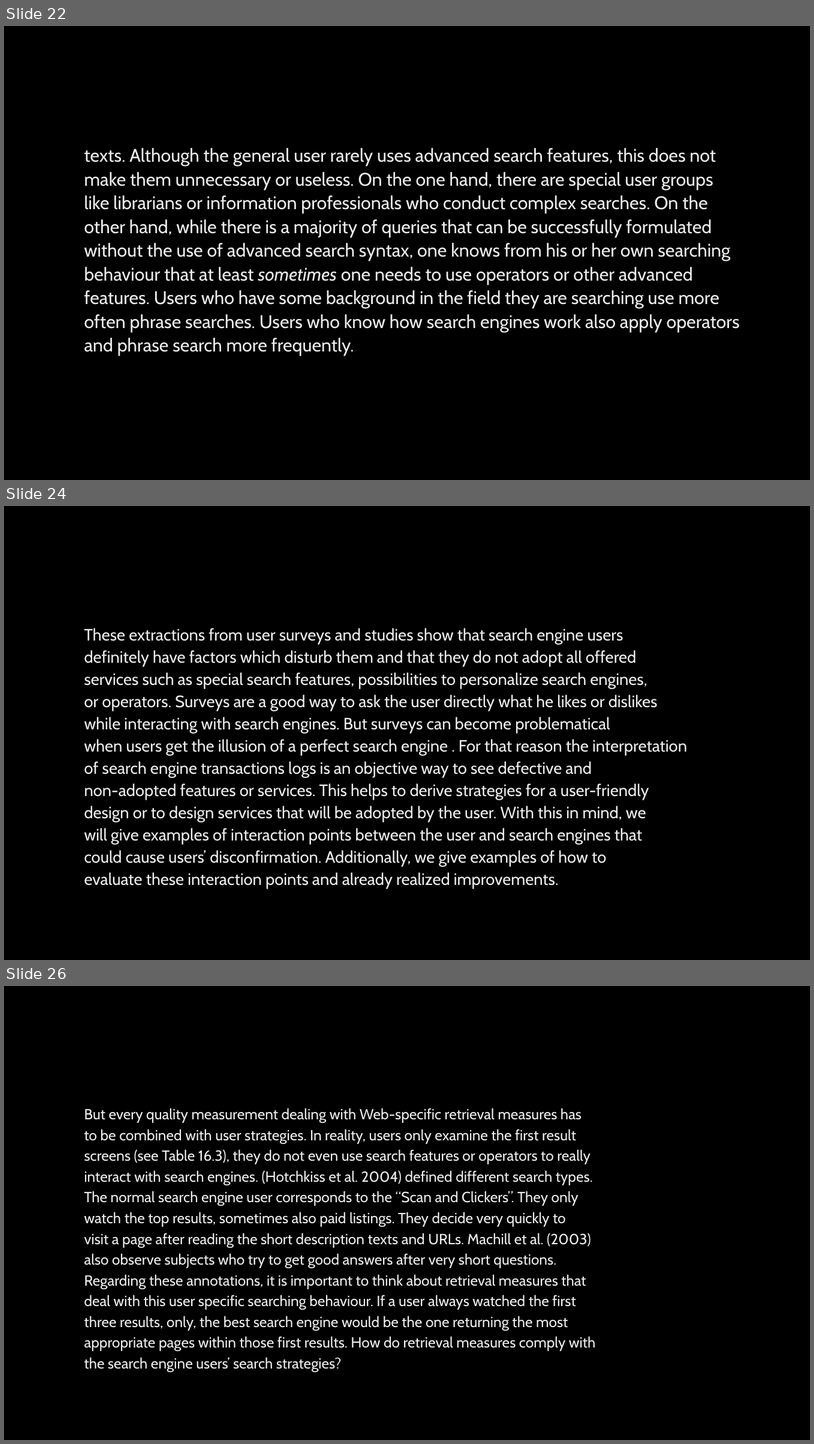
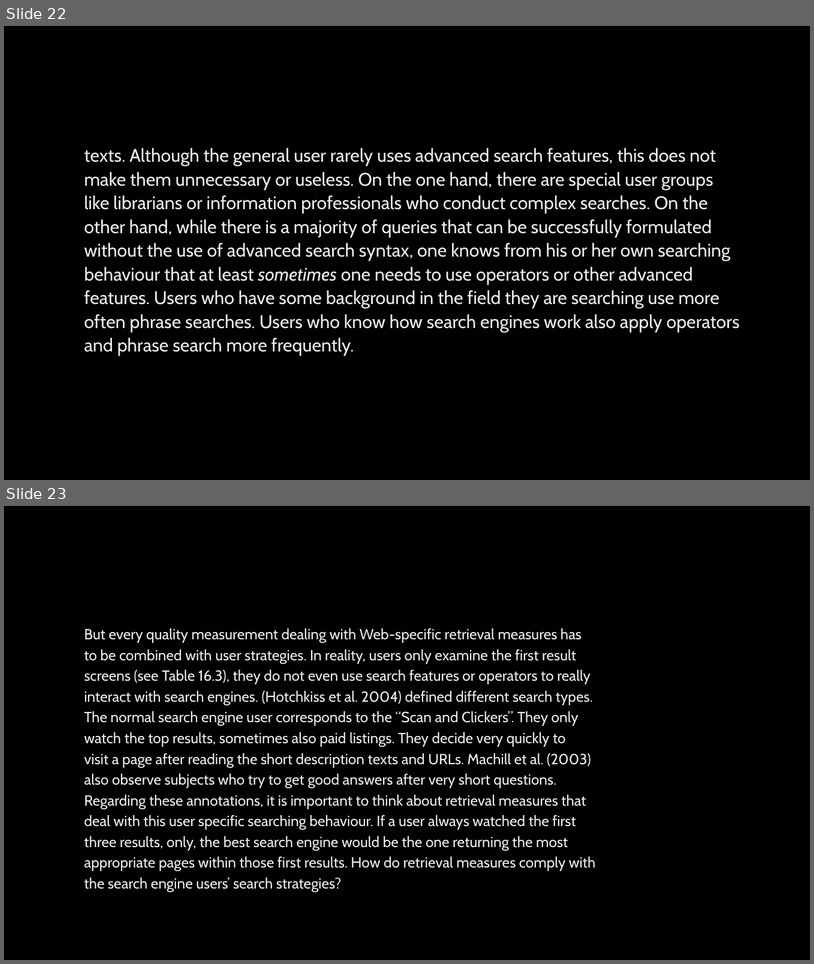
Before and after one commit to MariusKra/InformaciniuSistemuProjektas, a slide deck: IIS pristatymas/Žiniatinklio paieškos rezultatų kokybės vertinimas.pptx. Shown one above the other, each under a label of ours: slides 22, 24 and 26 before the commit, slides 22 and 23 after it; the slides between them are not shown. The pictures are 814x1444 and 814x964 pixels, drawn with LibreOffice and Linux fonts; fonts in the diff are those of the drawing; background and template pictures are left out. Boxes give left, top, right and bottom in pixels: in the first picture for what was removed or moved away, otherwise in the second. Text is boxed around its words. In the diff, an @@ line names an element or a change of style, - is before the commit and + after.

```diff
--- a/IIS pristatymas/Žiniatinklio paieškos rezultatų kokybės vertinimas.pptx
+++ b/IIS pristatymas/Žiniatinklio paieškos rezultatų kokybės vertinimas.pptx
@@ slide 24 removed at <box>4,506,810,960</box>, background picture (left out) @@
@@ text removed at <box>84,628,687,889</box> @@
-These extractions from user surveys and studies show that search engine users
-definitely have factors which disturb them and that they do not adopt all offered
-services such as special search features, possibilities to personalize search engines,
-or operators. Surveys are a good way to ask the user directly what he likes or dislikes
-while interacting with search engines. But surveys can become problematical
-when users get the illusion of a perfect search engine . For that reason the interpretation
-of search engine transactions logs is an objective way to see defective and
-non-adopted features or services. This helps to derive strategies for a user-friendly
-design or to design services that will be adopted by the user. With this in mind, we
-will give examples of interaction points between the user and search engines that
-could cause users’ disconfirmation. Additionally, we give examples of how to
-evaluate these interaction points and already realized improvements.
@@ what was slide 26 is now slide 23 @@
```
Also in this commit, not shown: 1 slide changed, 3 slides added, 5 other slides removed.
